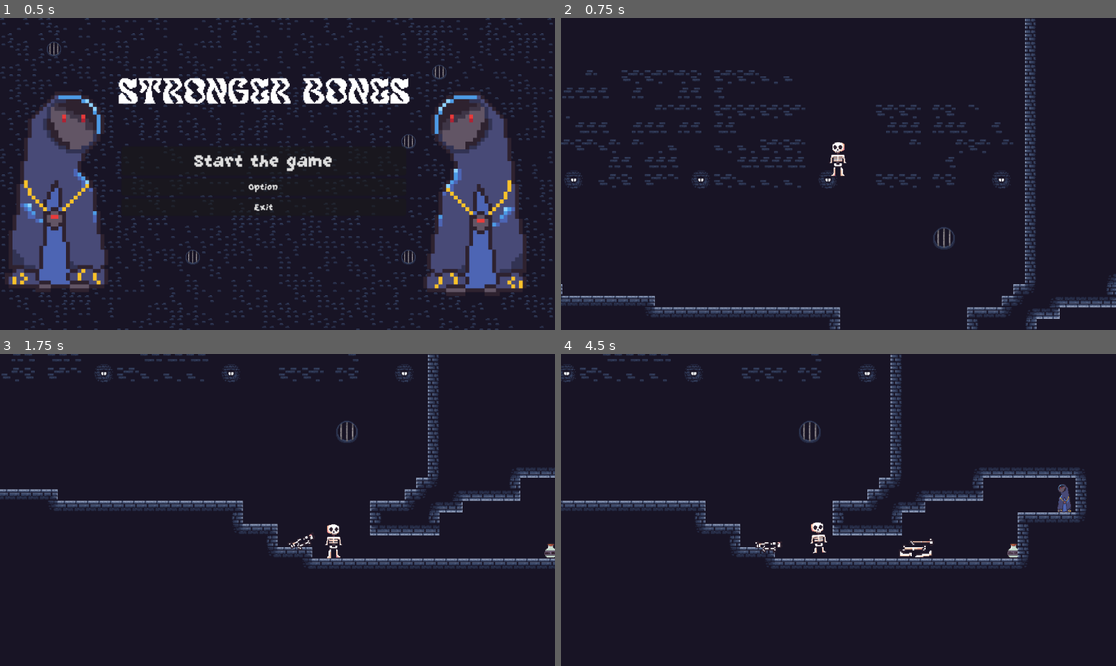
Above: before the commit, frames 1-4 (two rows, left to right).
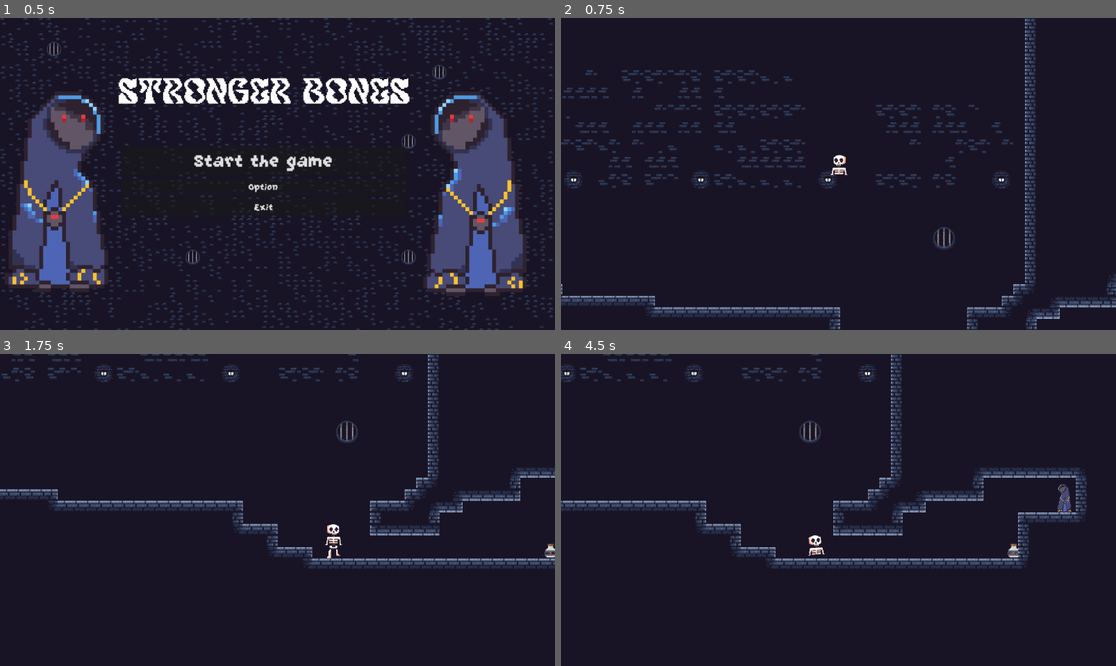
Above: after the commit, the same moments.

Repository: Hexalikk/Mini-Jame-Gam-55
Game: Godot game, scene res://scenes/main.tscn
The game is run twice, just before and just after one commit, with the same random seed, the same clock (stepped at 60 frames per second) and the same inputs.
Inputs:
- Up to frame 1 (0.5 s): no input
- Up to frame 2 (0.75 s): click "Start the game" at 0.5 s
- Up to frame 3 (1.75 s): hold D (right) from 1.28 s (still down); tap E (throw a bone) at 1.35 s; tap Space (jump) at 1.52 s; tap R (delete a bone, bound only after the commit) at 1.55 s
- Up to frame 4 (4.5 s): tap Space (jump) at 1.82, 2.27, 2.3, 2.57, 3.77, 4.07 s; tap R (delete a bone, bound only after the commit) at 2.1, 3.8, 4.35 s; release D (right) at 2.78 s; hold A (left) 2.78-3.53 s; hold Space (jump) 2.78-3.53 s; tap E (throw a bone) at 3.05, 3.6 s; hold D (right) from 3.53 s (still down); hold Space (jump) from 4.28 s (still down)

Frame 1 is identical in both runs. In frame 2, 0.2% of the frame differs, in the area x 48-52%, y 39-51%; in frame 3, less than 0.1%; in frame 4, 0.7%, in the area x 0-95%, y 0-68%.

Commit message:
walk of no legs and delete bones

Diff:
--- a/stronger-bones/project.godot
+++ b/stronger-bones/project.godot
@@ -59,6 +59,11 @@
 "events": [Object(InputEventKey,"resource_local_to_scene":false,"resource_name":"","device":-1,"window_id":0,"alt_press …(192 unchanged characters)…
 ]
 }
+"delete a bone"={
+"deadzone": 0.2,
+"events": [Object(InputEventKey,"resource_local_to_scene":false,"resource_name":"","device":0,"window_id":0,"alt_pressed":false,"shift_pressed":false,"ctrl_pressed":false,"meta_pressed":false,"pressed":false,"keycode":0,"physical_keycode":82,"key_label":0,"unicode":0,"location":0,"echo":false,"script":null)
+]
+}
 
 [physics]
 
--- a/stronger-bones/scenes/player.tscn
+++ b/stronger-bones/scenes/player.tscn
@@ -3,6 +3,7 @@
 [ext_resource type="Script" uid="uid://dcaot5k2ldgfd" path="res://scripts/player.gd" id="1_qlg0r"]
 [ext_resource type="Texture2D" uid="uid://dj8bwo1a55m0t" path="res://assets/characters/skeleton2.png" id="2_g2els"]
 [ext_resource type="AudioStream" uid="uid://bin2qnreyrojo" path="res://assets/sound/sfx/charging_jump.wav" id="3_qhqgy"]
+[ext_resource type="Texture2D" uid="uid://yekcde0tvn3a" path="res://assets/characters/skeleton3.png" id="3_tuyoq"]
 [ext_resource type="AudioStream" uid="uid://ctokwqsn7r1lw" path="res://assets/sound/sfx/shortjump.wav" id="4_dqkch"]
 [ext_resource type="Texture2D" uid="uid://k8siangul7pu" path="res://assets/smoke.png" id="4_qlg0r"]
 
@@ -20,6 +21,10 @@
 atlas = ExtResource("2_g2els")
 region = Rect2(1152, 0, 192, 192)
 
+[sub_resource type="AtlasTexture" id="AtlasTexture_tuyoq"]
+atlas = ExtResource("3_tuyoq")
+region = Rect2(1152, 0, 192, 192)
+
 [sub_resource type="AtlasTexture" id="AtlasTexture_dqkch"]
 atlas = ExtResource("2_g2els")
 region = Rect2(768, 0, 192, 192)
@@ -28,16 +33,16 @@
 atlas = ExtResource("2_g2els")
 region = Rect2(960, 0, 192, 192)
 
-[sub_resource type="AtlasTexture" id="AtlasTexture_qhqgy"]
-atlas = ExtResource("2_g2els")
+[sub_resource type="AtlasTexture" id="AtlasTexture_a8ls1"]
+atlas = ExtResource("3_tuyoq")
 region = Rect2(0, 0, 192, 192)
 
-[sub_resource type="AtlasTexture" id="AtlasTexture_qlg0r"]
-atlas = ExtResource("2_g2els")
+[sub_resource type="AtlasTexture" id="AtlasTexture_qfm1y"]
+atlas = ExtResource("3_tuyoq")
 region = Rect2(192, 0, 192, 192)
 
-[sub_resource type="AtlasTexture" id="AtlasTexture_tuyoq"]
-atlas = ExtResource("2_g2els")
+[sub_resource type="AtlasTexture" id="AtlasTexture_fulsm"]
+atlas = ExtResource("3_tuyoq")
 region = Rect2(384, 0, 192, 192)
 
 [sub_resource type="SpriteFrames" id="SpriteFrames_jej6c"]
@@ -55,7 +60,15 @@
 "texture": SubResource("AtlasTexture_g2els")
 }],
 "loop": true,
-"name": &"jump_left",
+"name": &"jump",
+"speed": 5.0
+}, {
+"frames": [{
+"duration": 1.0,
+"texture": SubResource("AtlasTexture_tuyoq")
+}],
+"loop": true,
+"name": &"jump_nolegs",
 "speed": 5.0
 }, {
 "frames": [{
@@ -75,14 +88,14 @@
 "speed": 5.0
 }, {
 "frames": [{
-"duration": 0.5,
-"texture": SubResource("AtlasTexture_qhqgy")
-}, {
-"duration": 0.5,
-"texture": SubResource("AtlasTexture_qlg0r")
-}, {
-"duration": 0.5,
-"texture": SubResource("AtlasTexture_tuyoq")
+"duration": 0.2,
+"texture": SubResource("AtlasTexture_a8ls1")
+}, {
+"duration": 0.2,
+"texture": SubResource("AtlasTexture_qfm1y")
+}, {
+"duration": 0.2,
+"texture": SubResource("AtlasTexture_fulsm")
 }],
 "loop": true,
 "name": &"walking",
@@ -179,6 +192,7 @@
 
 [node name="AnimatedSprite2D" type="AnimatedSprite2D" parent="." unique_id=1552383906]
 sprite_frames = SubResource("SpriteFrames_jej6c")
+animation = &"jump_nolegs"
 speed_scale = 0.5
 
 [node name="hitbox_rectangle" type="CollisionShape2D" parent="." unique_id=925971667]
--- a/stronger-bones/scripts/player.gd
+++ b/stronger-bones/scripts/player.gd
@@ -33,6 +33,8 @@
 @onready var smoke_sprite :AnimatedSprite2D= $smokeparticule
 var smoke_started = false
 var smoke_time = 0.0
+
+var bones: Array = []
 
 enum STATE {
 	NORMAL,
@@ -107,6 +109,7 @@
 				_state = STATE.NO_LEGS
 				var new_bones : Bones = bones_scene.instantiate()
 				get_parent().add_child(new_bones)
+				bones.append(new_bones)
 				new_bones.set_type(Bones.TYPE.LEGS)
 
 
@@ -139,6 +142,7 @@
 				_state = STATE.HEAD
 				var new_bones : Bones = bones_scene.instantiate()
 				get_parent().add_child(new_bones)
+				bones.append(new_bones)
 				new_bones.set_type(Bones.TYPE.TORSO)
 
 				var current_shape = _nolegs_hitbox.shape.get_rect()
@@ -175,6 +179,7 @@
 	update_animations()
 	update_player()
 	move_and_slide()
+	delete_a_bone()
 	if (smoke_started && smoke_time == 10):
 		smoke_sprite.hide()
 		smoke_started = false
@@ -219,8 +224,10 @@
 func update_animations() -> void:
 
 	if not is_on_floor() and velocity.y < 0:
-		if _state != STATE.HEAD:
-			animated_sprite.play("jump_left")
+		if _state == STATE.NORMAL:
+			animated_sprite.play("jump")
+		if _state == STATE.NO_LEGS:
+			animated_sprite.play("jump_nolegs")
 
 	elif is_on_floor() and velocity.x == 0 and not Input.is_action_pressed("jump"):
 		if _state == STATE.NORMAL:
@@ -245,3 +252,9 @@
 func _on_animated_sprite_2d_frame_changed() -> void:
 	if animated_sprite.animation == "walking":
 		jumping.play()
+
+func delete_a_bone(): #fonction pour supprimer un os
+	if Input.is_action_just_released("delete a bone"):
+		if bones.size() > 0:
+			var last_bone = bones.pop_back()
+			last_bone.queue_free()
Binary file added: stronger-bones/assets/characters/skeleton3.png
Not shown, added: stronger-bones/assets/characters/skeleton3.png.import
